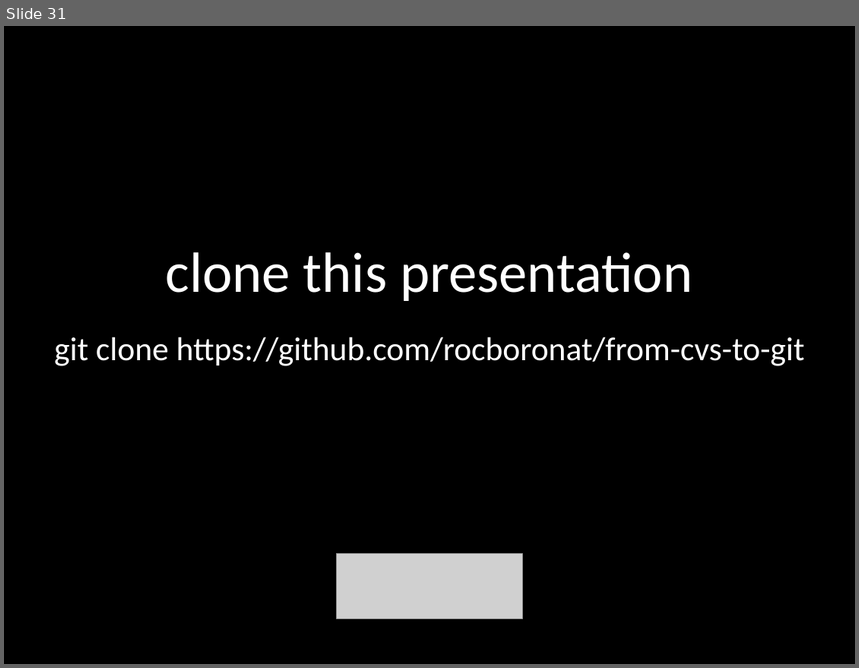
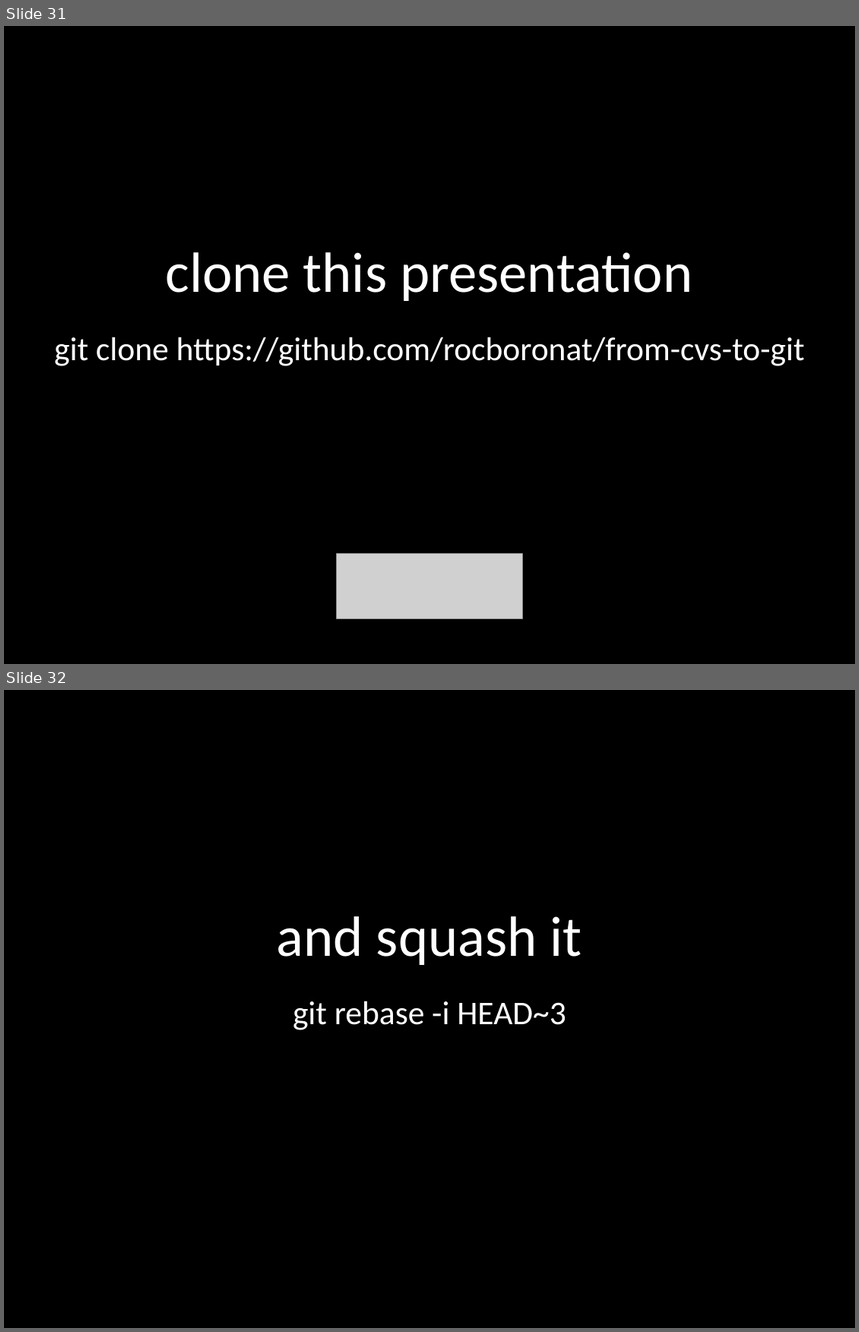
Before and after one commit to rocboronat/from-cvs-to-git, a slide deck: From CVS to GIT.pptx. Shown one above the other, each under a label of ours: slide 31 before the commit, slides 31 and 32 after it. The pictures are 859x668 and 859x1332 pixels, drawn with LibreOffice and Linux fonts; fonts in the diff are those of the drawing; grey boxes stand for pictures. Boxes give left, top, right and bottom in pixels: in the first picture for what was removed or moved away, otherwise in the second. Text is boxed around its words. In the diff, an @@ line names an element or a change of style, - is before the commit and + after.

Commit message:
Explain squash and share some beers at the end

```diff
--- a/From CVS to GIT.pptx
+++ b/From CVS to GIT.pptx
@@ slide 32 added at (4, 690, 855, 1328), background #000000 @@
@@ text added at (277, 916, 582, 965), 48 pt, text #FFFFFF @@
+and squash it
@@ text added at (293, 1001, 566, 1030), 28 pt, text #FFFFFF @@
+git rebase -i HEAD~3
```
Also in this commit, not shown: 1 slide changed, 1 other slide added.
